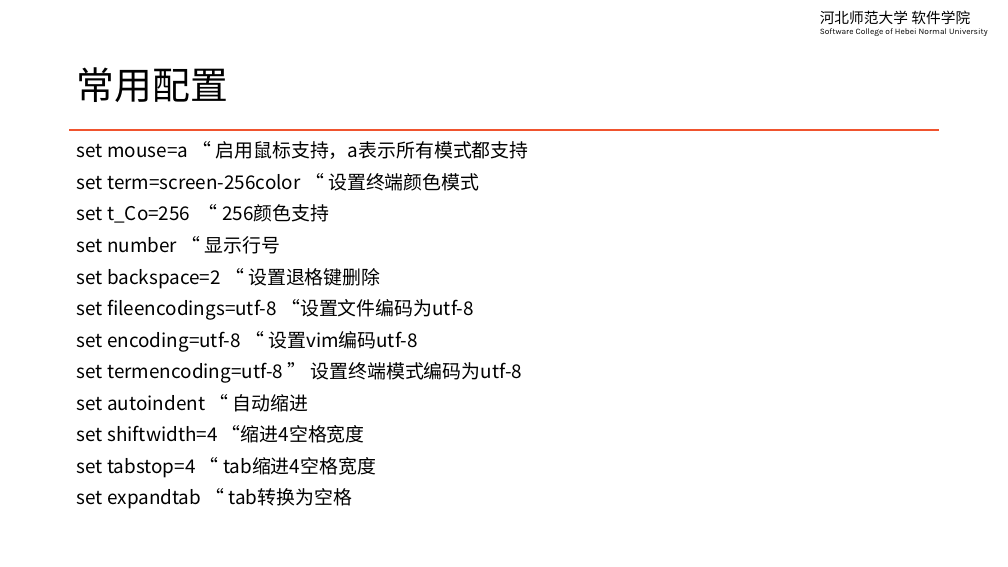
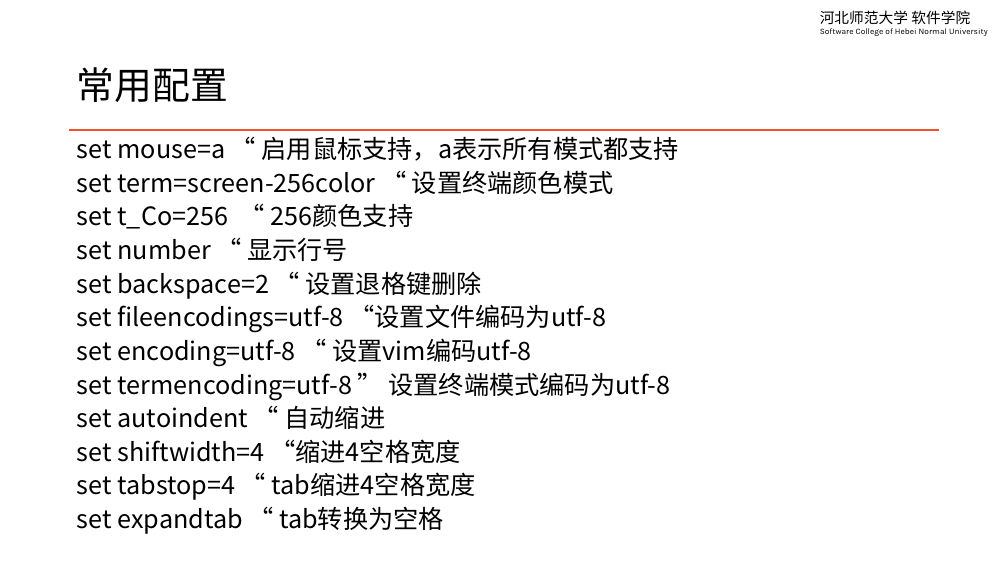
Before and after one commit to edu2act/course-linux-system, a slide deck: slide 3 of materials/slides/ch14-vim-and-linux-c-programming.pptx. Drawn at 1008x567 pixels with LibreOffice and Linux fonts; fonts in the diff are those of the drawing. Boxes give left, top, right and bottom in pixels: in the first picture for what was removed or moved away, otherwise in the second. Text is boxed around its words. In the diff, an @@ line names an element or a change of style, - is before the commit and + after.

```diff
--- a/materials/slides/ch14-vim-and-linux-c-programming.pptx
+++ b/materials/slides/ch14-vim-and-linux-c-programming.pptx
@@ text "set mouse=a “ 启用鼠标支持，a表示所有模式都支持" at (x1=77, y1=136, x2=679, y2=534): size 18 to 24 pt; line spacing 20pt to 22pt @@
```
Also in this commit, not shown: 5 other slides changed, 6 other files.
